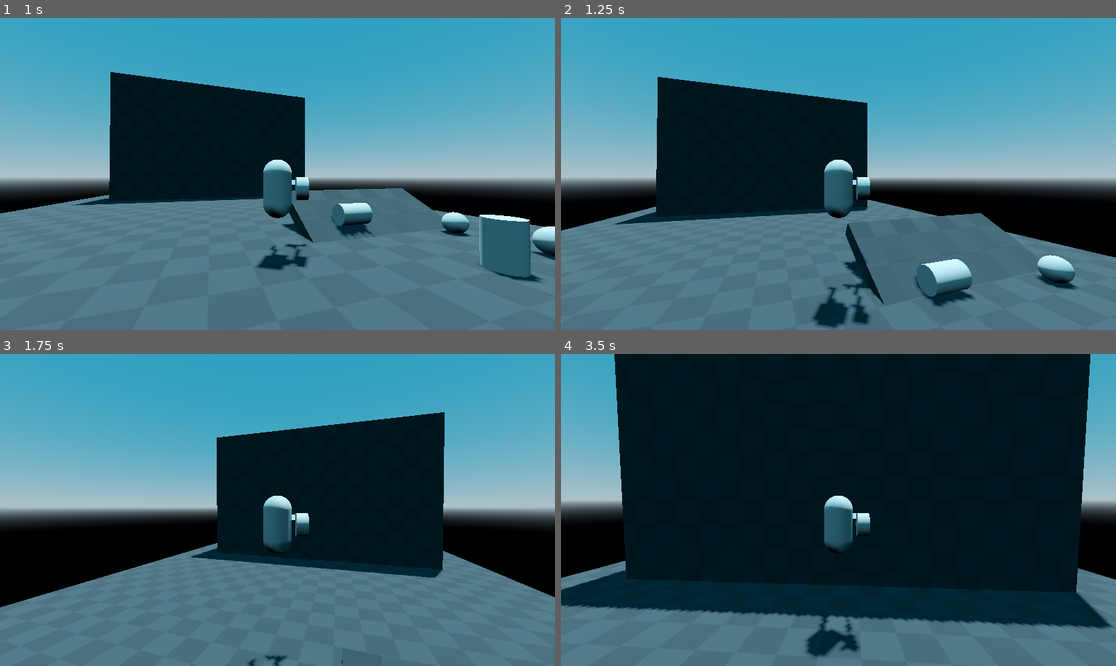
Above: before the commit, frames 1-4 (two rows, left to right).
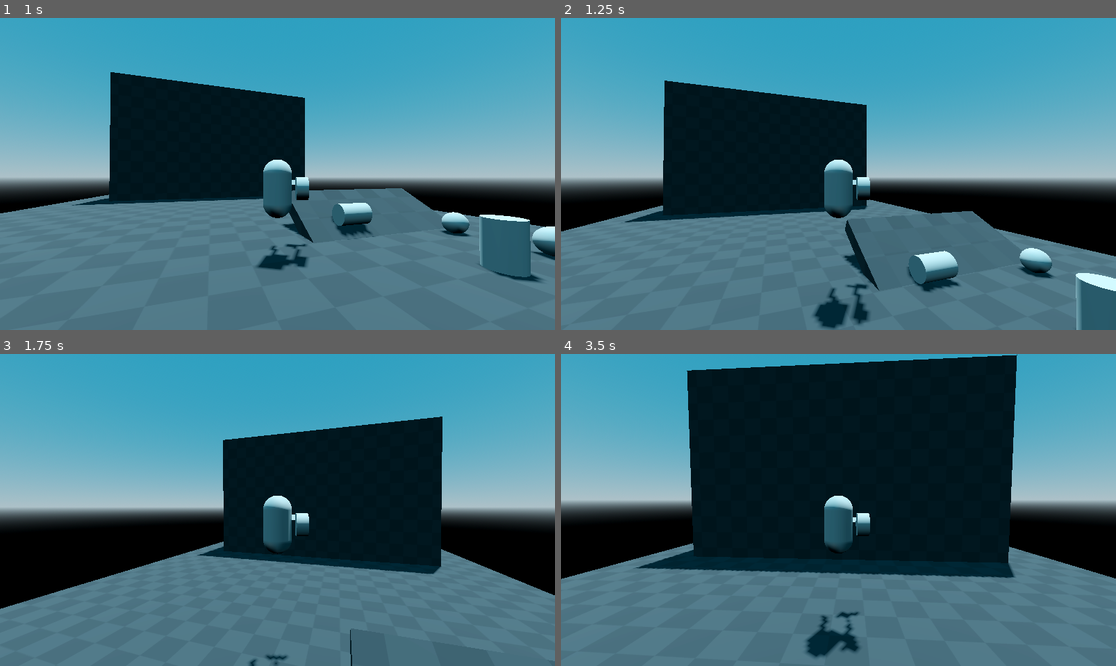
Above: after the commit, the same moments.

Repository: Albertoie710231/Godot_4_test
Game: Godot game, scene res://world.tscn
Same seed, same stepped clock (60 frames per second), same inputs: the game is played once before the commit and once after it.
Inputs (mouse positions are in pixels of both pictures, inside the frame that each line leads up to):
- Up to frame 1 (1 s): move the mouse to (305, 174) at 0.52 s; press the mouse at (305, 174) at 0.53 s; hold W (move_forward) from 0.53 s (still down); tap Space (jump) at 0.77, 0.8 s
- Up to frame 2 (1.25 s): keep holding W (move_forward); tap Space (jump) at 1.07 s
- Up to frame 3 (1.75 s): keep holding W (move_forward); move the mouse to (249, 510) at 1.27 s; release the mouse at (249, 510) at 1.28 s; tap Space (jump) at 1.35, 1.52 s; click (249, 510) at 1.55 s
- Up to frame 4 (3.5 s): keep holding W (move_forward); tap Space (jump) at 1.82, 2.3, 3.02, 3.32 s; move the mouse to (849, 503) at 2.02 s; press the mouse at (849, 503) at 2.03 s; move the mouse to (832, 516) at 2.77 s; release the mouse at (832, 516) at 2.78 s; click (832, 516) at 2.85 s

Frame 1 is identical in both runs. In frame 2, 5.2% of the frame differs, in the area x 0-100%, y 18-100%; in frame 3, 1.8%; in frame 4, 32%, in the area x 0-100%, y 0-91%.
Error after the commit: Invalid call. Nonexistent function 'set_linear_velocity' in base 'CSGCombiner3D'. (res://characters/sweeper.gd:52)

Commit message:
Better movement.

Diff:
--- a/TrashBall.tscn
+++ b/TrashBall.tscn
@@ -6,7 +6,7 @@
 
 [sub_resource type="SphereShape3D" id="SphereShape3D_xfv4i"]
 
-[node name="TrashBall" type="RigidDynamicBody3D" groups=["bodies"]]
+[node name="TrashBall" type="RigidBody3D" groups=["bodies"]]
 top_level = true
 continuous_cd = true
 script = ExtResource("1_tek2u")
@@ -24,4 +24,12 @@
 shape = SubResource("SphereShape3D_xfv4i")
 disabled = true
 
+[node name="Timer" type="Timer" parent="."]
+wait_time = 0.2
+one_shot = true
+
+[node name="Timer2" type="Timer" parent="."]
+wait_time = 10.0
+one_shot = true
+
 [connection signal="body_entered" from="Area3D" to="." method="_on_area_3d_body_entered"]
--- a/TrashCan.gd
+++ b/TrashCan.gd
@@ -7,11 +7,20 @@
 	get_node(".").set_gravity_scale(0.0)
 	get_node(".").set_collision_layer_value(1, false)
 	get_node("Area3D").set_collision_layer_value(1, false)
+	$Timer.start()
+	$Timer2.start()
 	shoot = true
 
 
 func _integrate_forces(state) -> void:
 	if shoot:
+		if $Timer.get_time_left() == 0.0:
+			get_node(".").set_collision_layer_value(1, true)
+			get_node("Area3D").set_collision_layer_value(1, true)
+			get_node("Area3D/CollisionShape3DArea").set_deferred("Disabled", true)
+		if $Timer2.get_time_left() == 0.0:
+			get_node(".").set_gravity_scale(1.0)
+			shoot = false
 		state.apply_force(-transform.basis.z * 100, transform.basis.z)
 
 
@@ -20,8 +29,8 @@
 	if body.is_in_group("Enemy"):
 		queue_free()
 	elif not body.is_in_group("bodies"):
-		get_node(".").set_gravity_scale(1.0)
 		get_node(".").set_collision_layer_value(1, true)
 		get_node("Area3D").set_collision_layer_value(1, true)
 		get_node("Area3D/CollisionShape3DArea").set_deferred("Disabled", true)
+		get_node(".").set_gravity_scale(1.0)
 		shoot = false
--- a/TrashCan.tscn
+++ b/TrashCan.tscn
@@ -8,7 +8,7 @@
 [sub_resource type="CylinderShape3D" id="CylinderShape3D_vbpt3"]
 height = 1.5
 
-[node name="TrashCan" type="RigidDynamicBody3D" groups=["bodies"]]
+[node name="TrashCan" type="RigidBody3D" groups=["bodies"]]
 top_level = true
 continuous_cd = true
 script = ExtResource("1_lvfl4")
@@ -26,4 +26,12 @@
 shape = SubResource("CylinderShape3D_vbpt3")
 disabled = true
 
+[node name="Timer" type="Timer" parent="."]
+wait_time = 0.2
+one_shot = true
+
+[node name="Timer2" type="Timer" parent="."]
+wait_time = 10.0
+one_shot = true
+
 [connection signal="body_entered" from="Area3D" to="." method="_on_area_3d_body_entered"]
--- a/characters/Player.gd
+++ b/characters/Player.gd
@@ -86,8 +86,12 @@
 	var input_dir = Input.get_vector("move_left", "move_right", "move_forward", "move_back")
 	var direction = (_principal_pivot_camera.transform.basis * Vector3(input_dir.x, 0, input_dir.y)).normalized()
 	if direction:
-		velocity.x = direction.x * SPEED
-		velocity.z = direction.z * SPEED
+		if sweep_mode_flag:
+			velocity.x = direction.x * SPEED/3.0
+			velocity.z = direction.z * SPEED/3.0
+		else:
+			velocity.x = direction.x * SPEED
+			velocity.z = direction.z * SPEED
 		var look_direction = Vector2(-velocity.z, -velocity.x)
 		_model.rotation.y = lerp_angle(_model.rotation.y,look_direction.angle(),0.5)
 	else:
@@ -98,7 +102,7 @@
 	if Input.is_action_just_pressed("jump"):
 		state = player_state.DOUBLE_JUMP
 		velocity.y = JUMP_VELOCITY
-		print("double_jump")
+		#rint("double_jump")
 		double_jump_flag = false
 
 
--- a/characters/PrincipalSpringArm.gd
+++ b/characters/PrincipalSpringArm.gd
@@ -4,7 +4,7 @@
 var camera_v = 0.0
 
 @export var mouse_sensitivity := 0.005
-@export var controller_sesitivity = 5
+@export var controller_sesitivity = 2
 
 #@onready var _spring_arm = $PrincipalSpringArm
 
--- a/characters/player.tscn
+++ b/characters/player.tscn
@@ -30,9 +30,6 @@
 transform = Transform3D(1, 0, 0, 0, 1, 0, 0, 0, 1, 0, 0.5, -0.8)
 mesh = SubResource("BoxMesh_vv8lv")
 
-[node name="PivotSweeper" type="Node3D" parent="Pivot"]
-transform = Transform3D(1, 0, 0, 0, 1, 0, 0, 0, 1, 0, -1, 0)
-
 [node name="Timer" type="Timer" parent="."]
 wait_time = 2.5
 
--- a/characters/sweeper.gd
+++ b/characters/sweeper.gd
@@ -20,7 +20,7 @@
 @onready var _spawn_trash : Node3D = $SpawnTrash
 @onready var _timer : Timer = $Timer
 
-func _physics_process(_delta) -> void:
+func _physics_process(delta) -> void:
 	if Input.is_action_pressed("click"):
 		if camera_offset_flag:
 			camera_offset.x = _camera.rotation.x
@@ -35,16 +35,24 @@
 			if sweep_signal_flag:
 				sweep_signal.emit()
 				sweep_signal_flag = false
-			_pivot_remote_camera.rotation.y = _camera.rotation.y
-			_pivot_remote_camera.rotation.y = wrapf(_pivot_remote_camera.rotation.y, deg_to_rad(0), deg_to_rad(360))
+
 			if _ray_cast.is_colliding():
-				sweep()
+				sweep(delta)
+			else:
+				_pivot_remote_camera.rotation.y = _camera.rotation.y
+				_pivot_remote_camera.rotation.y = wrapf(_pivot_remote_camera.rotation.y, deg_to_rad(0), deg_to_rad(360))
 
 	elif Input.is_action_just_released("click"):
 		if _timer.get_time_left() != 0.0:
 			shoot()
 		if sweep_signal_flag == false:
 			sweep_signal.emit()
+
+		if _ray_cast.get_collider():
+			_ray_cast.get_collider().set_linear_velocity(Vector3.ZERO)
+			_ray_cast.get_collider().set_angular_velocity(Vector3.ZERO)
+			_ray_cast.get_collider().set_constant_force(Vector3.ZERO)
+		#Input.stop_joy_vibration(0)
 		_area_collision.disabled = true
 		_remote_tranform_camera.rotation.x = 0.0
 		_remote_tranform_camera.rotation.y = 0.0
@@ -52,20 +60,27 @@
 		camera_offset_flag = true
 		_timer.stop()
 
-func sweep() -> void:
+func sweep(delta:float) -> void:
+	var joypads = Input.get_connected_joypads()
+	#Input.start_joy_vibration(joypads[0],0.5,0.5,0)
 	_area_collision.disabled = false
 	if _ray_cast.get_collider():
 		if _ray_cast.get_collider().is_in_group("bodies"):
-			_ray_cast.get_collider().apply_central_force(_ray_cast.get_collision_normal() * 100)
+			look_at(_ray_cast.get_collision_point(), Vector3.UP)
+			_ray_cast.get_collider().set_constant_force(_ray_cast.get_collision_normal() * 50)
 			if body_entered_flag == true:
 				_ray_cast.get_collider().set_linear_velocity(Vector3.ZERO)
 				_ray_cast.get_collider().set_angular_velocity(Vector3.ZERO)
+				_ray_cast.get_collider().set_constant_force(Vector3.ZERO)
 				_ray_cast.get_collider().set_lock_rotation_enabled(true)
 				var scene = PackedScene.new()
 				scene.pack(_ray_cast.get_collider())
 				trash_list.append(scene)
 				_ray_cast.get_collider().queue_free()
 				body_entered_flag = false
+		else:
+			_pivot_remote_camera.rotation.y = _camera.rotation.y
+			_pivot_remote_camera.rotation.y = wrapf(_pivot_remote_camera.rotation.y, deg_to_rad(0), deg_to_rad(360))
 
 func shoot() -> void:
 	if trash_list:
--- a/characters/sweeper.tscn
+++ b/characters/sweeper.tscn
@@ -16,12 +16,13 @@
 size = Vector3(0.3, 0.3, 1)
 
 [sub_resource type="BoxShape3D" id="BoxShape3D_k7h5i"]
-size = Vector3(1.32983, 1.43316, 0.60188)
+size = Vector3(2.3105, 0.694623, 0.12745)
 
 [node name="Sweeper" type="Node3D" groups=["bodies"]]
 script = ExtResource("1_hdnh7")
 
 [node name="RigidDynamicBody3D" type="RigidBody3D" parent="."]
+continuous_cd = true
 freeze = true
 
 [node name="CollisionShape3D" type="CollisionShape3D" parent="RigidDynamicBody3D"]
@@ -48,16 +49,16 @@
 transform = Transform3D(0.01, 0, 0, 0, 0.01, 0, 0, 0, 0.01, 0, 0, -3)
 
 [node name="Area3D" type="Area3D" parent="."]
-transform = Transform3D(1, 0, 0, 0, 1, 0, 0, 0, 1, 0, 0, -2.71095)
+transform = Transform3D(1, 0, 0, 0, 1, 0, 0, 0, 1, 0, 0, -2.21935)
 
 [node name="CollisionShape3D" type="CollisionShape3D" parent="Area3D"]
-transform = Transform3D(-1, 0, -8.74228e-08, 0, 1, 0, 8.74228e-08, 0, -1, 0, 0, 0.0802937)
+transform = Transform3D(-1, 0, -8.74228e-08, 0, 1, 0, 8.74228e-08, 0, -1, 0, 0, 0)
 shape = SubResource("BoxShape3D_k7h5i")
 disabled = true
 
 [node name="RayCast3D" type="RayCast3D" parent="."]
 transform = Transform3D(1, 0, 0, 0, 1, 0, 0, 0, 1, 0, 0, -2.031)
-target_position = Vector3(0, 0, -15)
+target_position = Vector3(0, 0, -10)
 
 [connection signal="timeout" from="Timer" to="." method="_on_timer_timeout"]
 [connection signal="body_entered" from="Area3D" to="." method="_on_area_3d_body_entered"]
